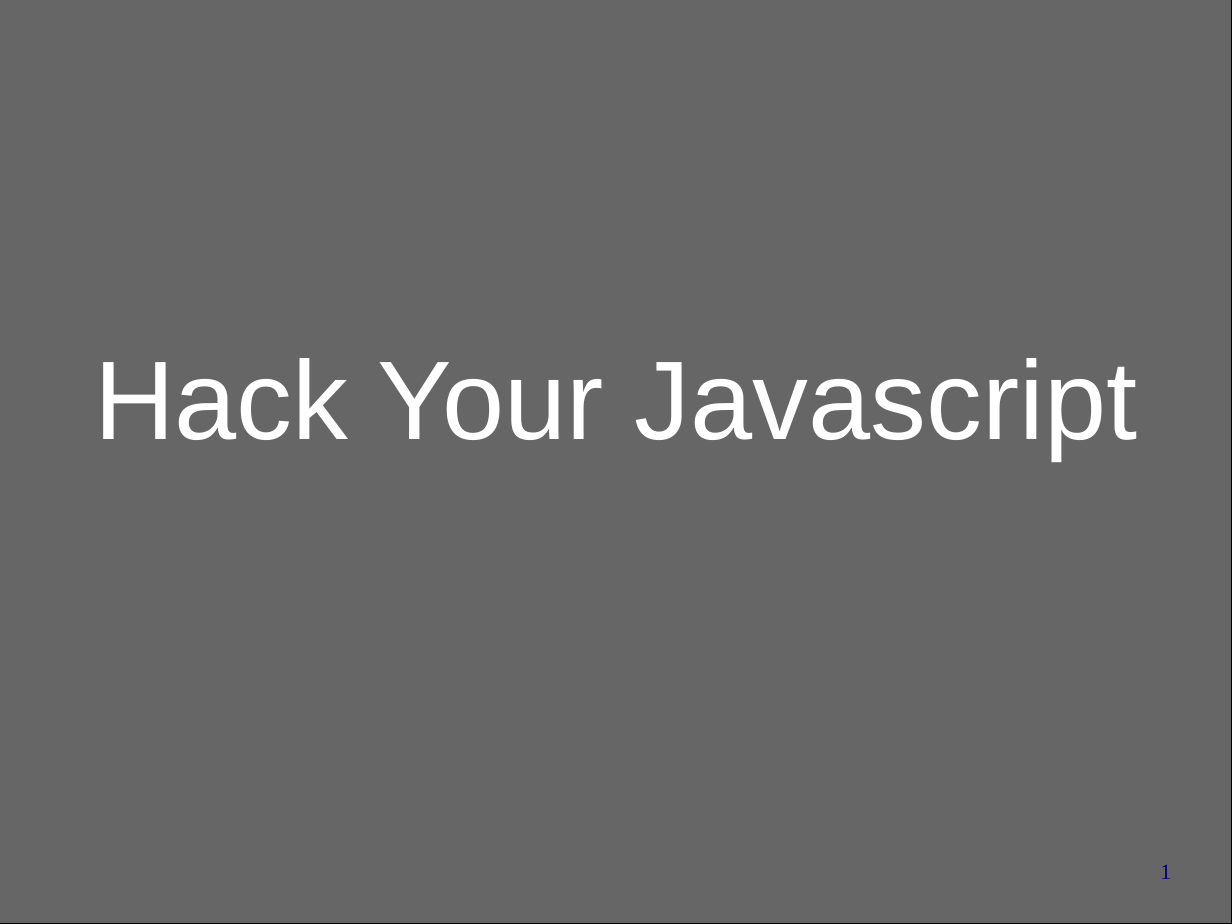
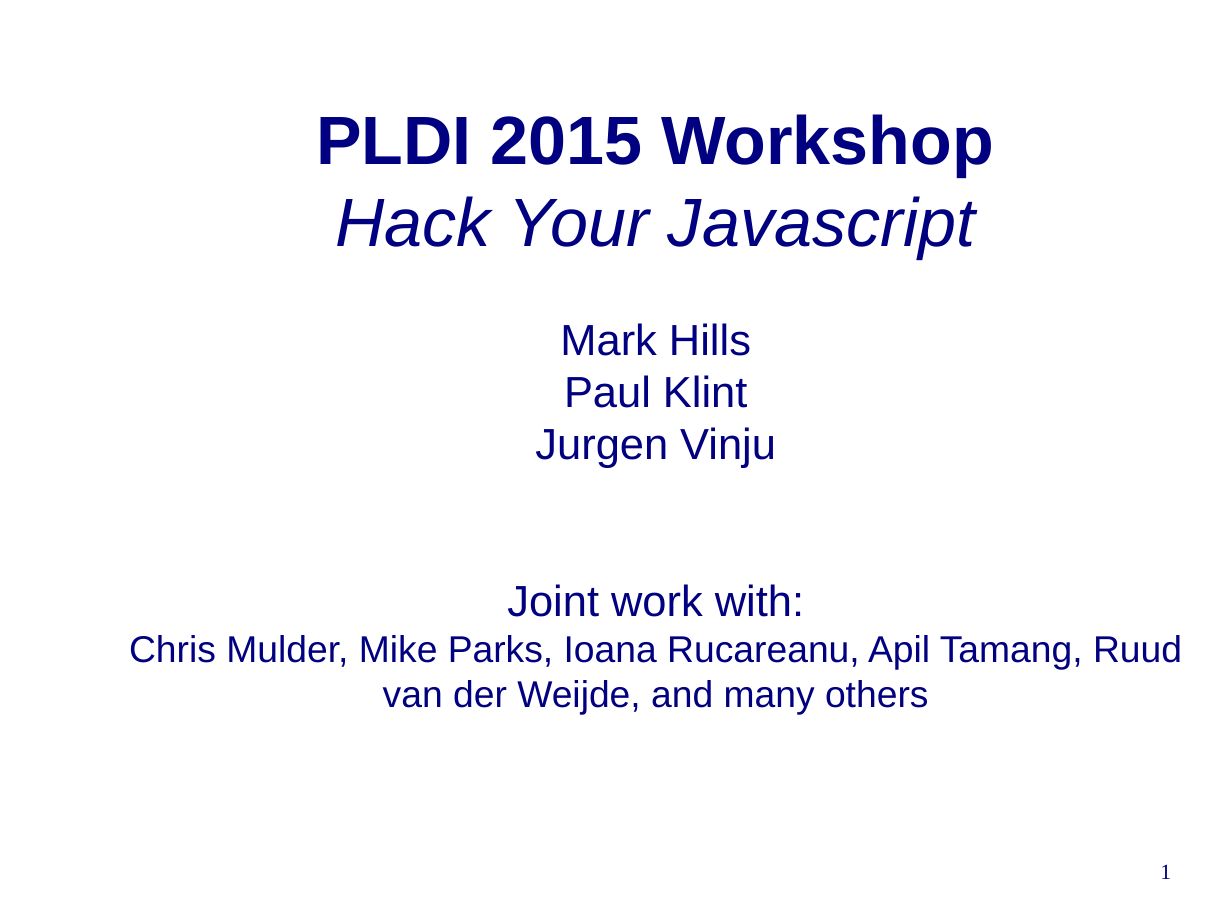
Before and after one commit to cwi-swat/rascal-course-pldi-2015, a slide deck: slide 1 of presentations/HackYourJavascript.odp. Drawn at 1232x924 pixels with LibreOffice and Linux fonts; fonts in the diff are those of the drawing; background and template pictures are left out. Boxes give left, top, right and bottom in pixels: in the first picture for what was removed or moved away, otherwise in the second. Text is boxed around its words. In the diff, an @@ line names an element or a change of style, - is before the commit and + after.

```diff
--- a/presentations/HackYourJavascript.odp
+++ b/presentations/HackYourJavascript.odp
@@ rectangle removed at [0,0,1232,924] @@
@@ title added at [129,114,1182,714], 24 pt, text #000080 @@
+PLDI 2015 Workshop
+Hack Your Javascript
+Mark Hills
+Paul Klint
+Jurgen Vinju
+Joint work with:
+Chris Mulder, Mike Parks, Ioana Rucareanu, Apil Tamang, Ruud van der Weijde, and many others
@@ subtitle removed at [94,358,1137,459] @@
-Hack Your Javascript
```
Also in this commit, not shown: 2 other slides changed, 1 other file.
